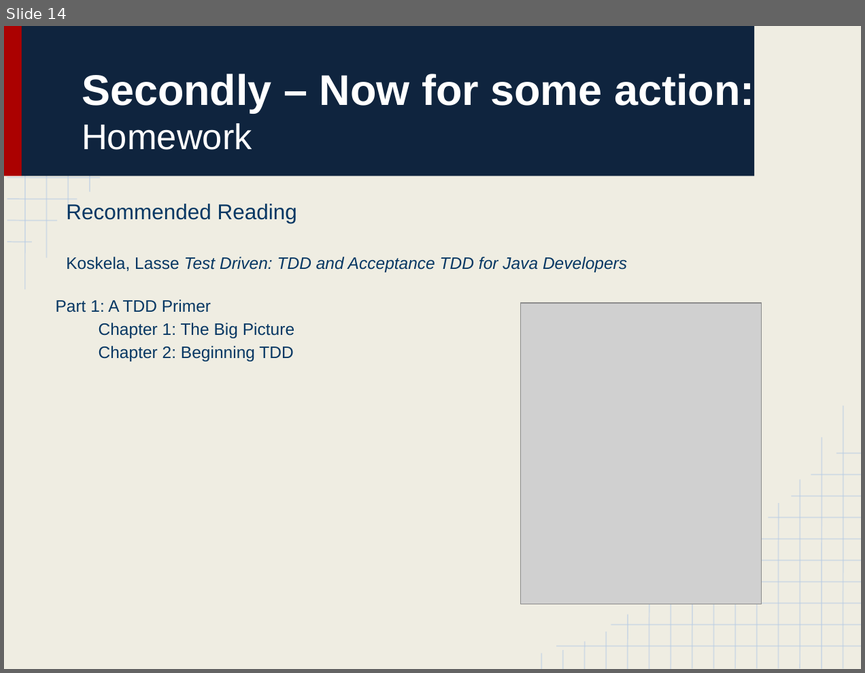
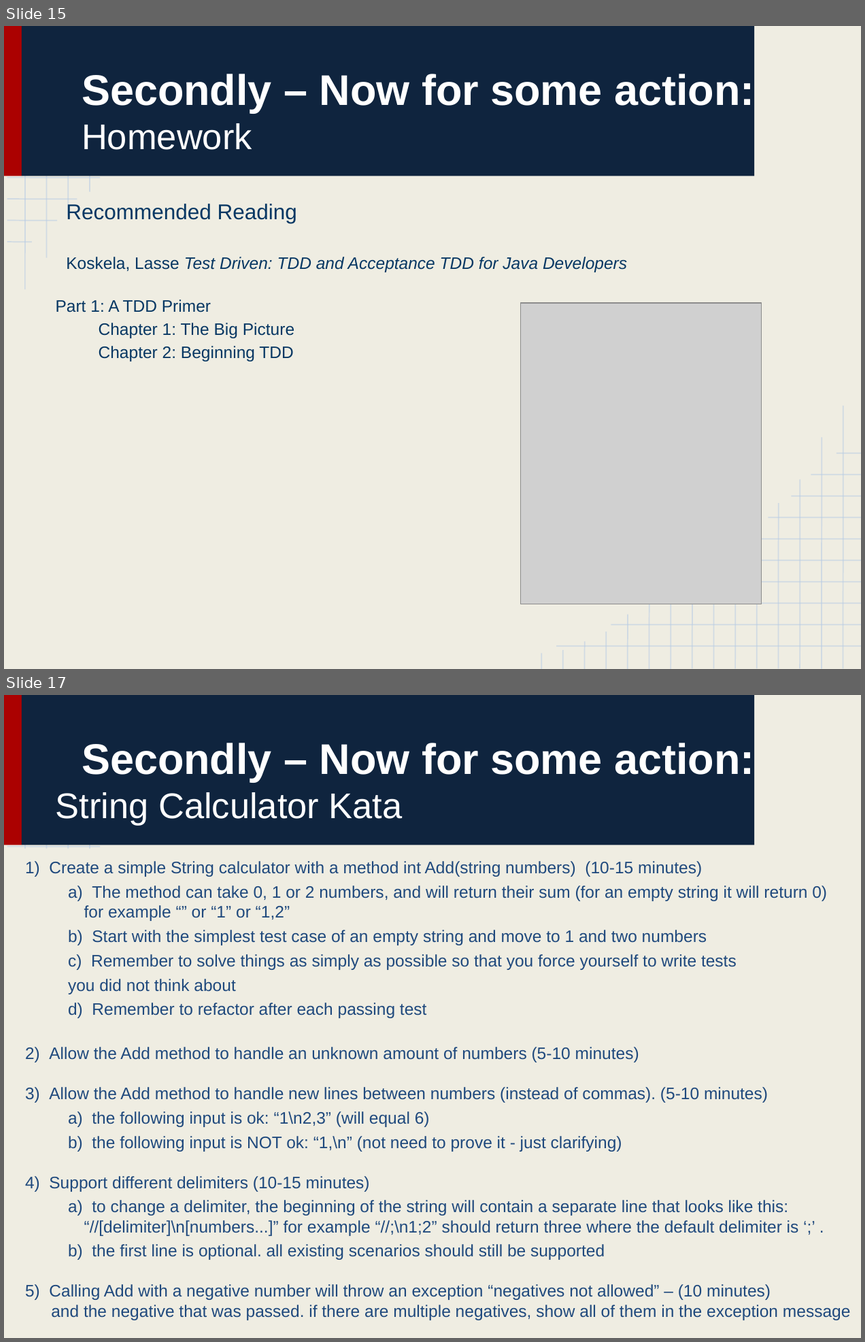
Before and after one commit to bink627/Agile-and-Beyond-TDD, a slide deck: Learning to Test Drive_ A Crash Course in Test Driven Development.pptx. Shown one above the other, each under a label of ours: slide 14 before the commit, slides 15 and 17 after it; the slides between them are not shown. The pictures are 865x673 and 865x1342 pixels, drawn with LibreOffice and Linux fonts; fonts in the diff are those of the drawing; grey boxes stand for pictures. Boxes give left, top, right and bottom in pixels: in the first picture for what was removed or moved away, otherwise in the second. Text is boxed around its words. In the diff, an @@ line names an element or a change of style, - is before the commit and + after.

```diff
--- a/Learning to Test Drive_ A Crash Course in Test Driven Development.pptx
+++ b/Learning to Test Drive_ A Crash Course in Test Driven Development.pptx
@@ slide 17 added at (4,695,861,1338), background #EFEDE2; not listed: 45 template elements that a slide beside it also shows @@
@@ title added at (56,743,754,826), 36 pt, text #FFFFFF, bold @@
+Secondly – Now for some action: String Calculator Kata
@@ text added at (25,861,851,1320), 14 pt, text #1F497D @@
+1) Create a simple String calculator with a method int Add(string numbers) (10-15 minutes)
+  a) The method can take 0, 1 or 2 numbers, and will return their sum (for an empty string it will return 0) for example “” or “1” or “1,2”
+  b) Start with the simplest test case of an empty string and move to 1 and two numbers
+  c) Remember to solve things as simply as possible so that you force yourself to write tests
+  you did not think about
+  d) Remember to refactor after each passing test
+2) Allow the Add method to handle an unknown amount of numbers (5-10 minutes)
+3) Allow the Add method to handle new lines between numbers (instead of commas). (5-10 minutes)
+  a) the following input is ok: “1\n2,3” (will equal 6)
+  b) the following input is NOT ok: “1,\n” (not need to prove it - just clarifying)
+4) Support different delimiters (10-15 minutes)
+  a) to change a delimiter, the beginning of the string will contain a separate line that looks like this: “//[delimiter]\n[numbers...]” for example “//;\n1;2” should return three where the default delimiter is ‘;’ .
+  b) the first line is optional. all existing scenarios should still be supported
+5) Calling Add with a negative number will throw an exception “negatives not allowed” – (10 minutes)
+and the negative that was passed. if there are multiple negatives, show all of them in the exception message
@@ what was slide 14 is now slide 15 @@
```
Also in this commit, not shown: 3 slides changed, 2 other slides added, 2 other files.
